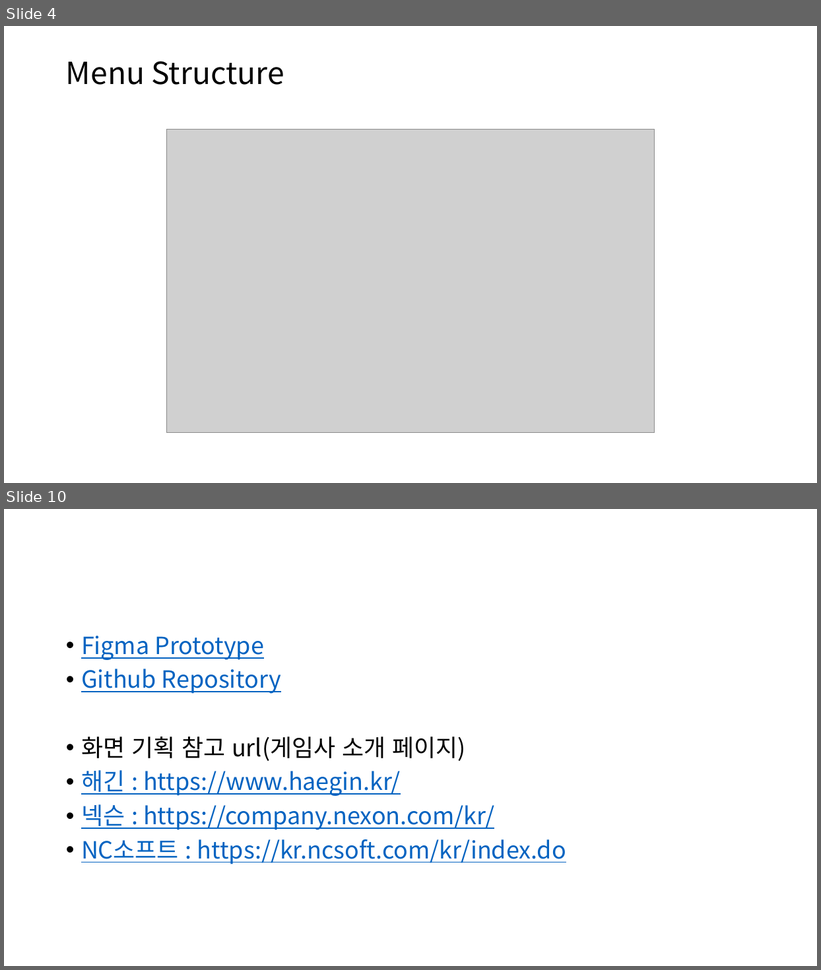
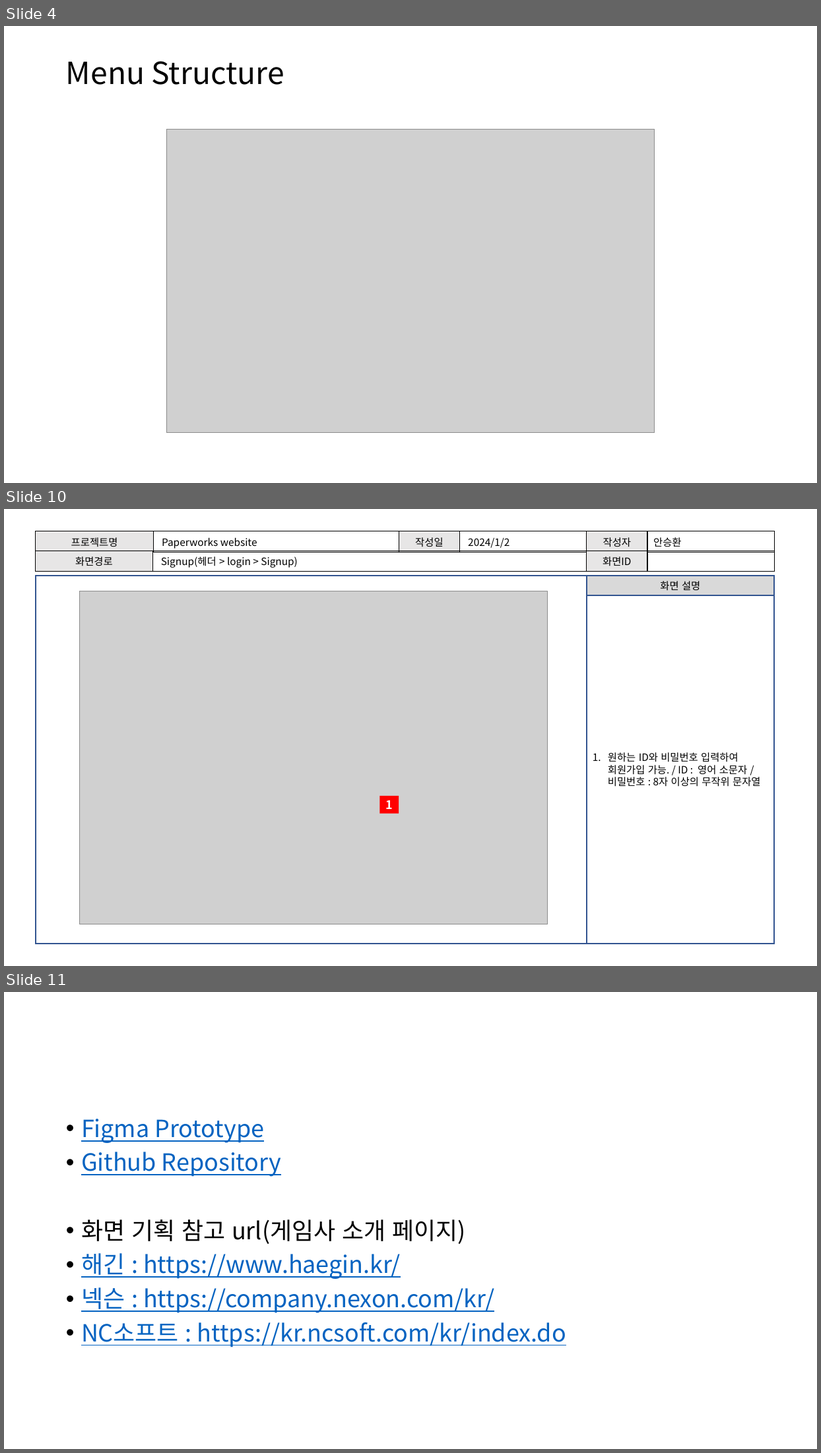
Before and after one commit to Awhn/paperworksweb, a slide deck: docs/코멘토_기획_화면설계서 양식.pptx. Shown one above the other, each under a label of ours: slides 4 and 10 before the commit, slides 4, 10 and 11 after it; the slides between them are not shown. The pictures are 821x970 and 821x1453 pixels, drawn with LibreOffice and Linux fonts; fonts in the diff are those of the drawing; grey boxes stand for pictures. Boxes give left, top, right and bottom in pixels: in the first picture for what was removed or moved away, otherwise in the second. Text is boxed around its words. In the diff, an @@ line names an element or a change of style, - is before the commit and + after.

```diff
--- a/docs/코멘토_기획_화면설계서 양식.pptx
+++ b/docs/코멘토_기획_화면설계서 양식.pptx
@@ slide 10 added at (x1=4, y1=509, x2=817, y2=966), background #FFFFFF @@
@@ table added at (x1=36, y1=531, x2=399, y2=551), 1 rows, 2 columns @@
+프로젝트명 | Paperworks website
@@ table added at (x1=399, y1=531, x2=587, y2=551), 1 rows, 2 columns @@
+작성일 | 2024/1/2
@@ table added at (x1=587, y1=531, x2=774, y2=551), 1 rows, 2 columns @@
+작성자 | 안승환
@@ table added at (x1=36, y1=551, x2=587, y2=570), 1 rows, 2 columns @@
+화면경로 | Signup(헤더 > login > Signup)
@@ table added at (x1=587, y1=551, x2=774, y2=570), 1 rows, 2 columns @@
+화면ID | 
@@ rectangle added at (x1=36, y1=576, x2=587, y2=945), outline #325490 1.5 pt @@
@@ rectangle added at (x1=587, y1=576, x2=774, y2=595), fill #D9D9D9, outline #325490 1.5 pt, 12 pt, text #000000 @@
+화면 설명
@@ picture added at (x1=80, y1=591, x2=548, y2=925) @@
@@ rectangle added at (x1=587, y1=595, x2=774, y2=945), outline #325490 1.5 pt, 12 pt, text #000000 @@
+1. 원하는 ID와 비밀번호 입력하여 회원가입 가능. / ID : 영어 소문자 / 비밀번호 : 8자 이상의 무작위 문자열
@@ rectangle added at (x1=380, y1=796, x2=399, y2=814), fill #FF0000, 14 pt, text #FFFFFF, bold @@
+1
@@ what was slide 10 is now slide 11 @@
```
Also in this commit, not shown: 7 slides changed, 23 other files.
